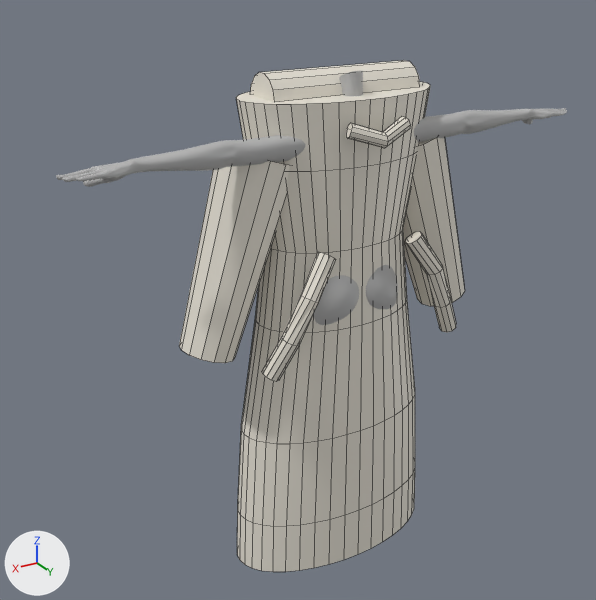
One commit to the Blender file Assets/OSSBenchmarks/SiroinoSotaiTripoSG20260925/crescent-vent-tunic/Character/CrescentVentTunic_TripoSG_Refined.blend: the scene before it, then after it.
Before and after are seen from a 50 mm lens placed at (0.927, 1.335, 1.362), pointed at (0.072, -0.09, 0.649). The lights are fixed; the arrows at lower left show +X, +Y and +Z. The first picture is the older version. Mesh edges are drawn as thin lines on the coarser meshes.

The first picture shows 'SiroinoSotai_PC', 'TripoSGRefinedGarmentMesh'.
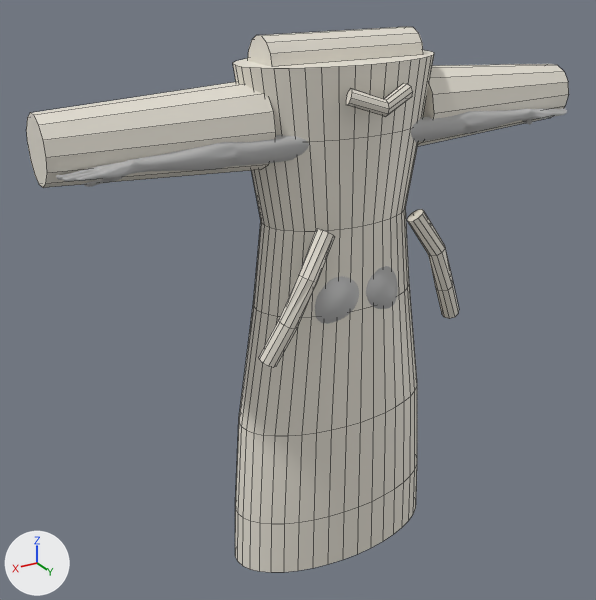
Location of each change, (x1, y1, x2, y2) in pixels of the pictures (596 x 600 px; the box of a moved part takes in the faces that stretch with it):
'TripoSGRefinedGarmentMesh', reshaped (89% wider, 6% taller)
    before: (179, 60, 465, 572)
    after: (27, 27, 569, 572)
part 1 of me_triposgrefinedgarmentshellmesh, moved or reshaped
    before: (236, 82, 430, 572)
    after: (233, 50, 434, 572)
part 2 of me_triposgrefinedgarmentshellmesh, moved or reshaped
    before: (250, 60, 420, 102)
    after: (248, 27, 423, 67)
part 3 of me_triposgrefinedgarmentshellmesh, moved or reshaped
    before: (405, 231, 456, 332)
    after: (407, 209, 459, 319)
part 4 of me_triposgrefinedgarmentshellmesh, moved or reshaped
    before: (262, 252, 336, 381)
    after: (259, 229, 334, 367)
part 5 of me_triposgrefinedgarmentshellmesh, moved or reshaped
    before: (346, 116, 411, 148)
    after: (346, 83, 413, 117)
part 6 of me_triposgrefinedgarmentshellmesh, moved or reshaped
    before: (403, 137, 465, 306)
    after: (418, 64, 569, 146)
part 7 of me_triposgrefinedgarmentshellmesh, moved or reshaped
    before: (179, 161, 290, 363)
    after: (27, 82, 276, 188)

Patch to the scene script:
```diff
--- a/Assets/OSSBenchmarks/SiroinoSotaiTripoSG20260925/crescent-vent-tunic/Character/CrescentVentTunic_TripoSG_Refined.blend.py
+++ b/Assets/OSSBenchmarks/SiroinoSotaiTripoSG20260925/crescent-vent-tunic/Character/CrescentVentTunic_TripoSG_Refined.blend.py
@@ me_triposgrefinedgarmentshellmesh @@
 # used by ob_triposgrefinedgarmentmesh; location = (0.0, 0.0, 0.0)
-me_triposgrefinedgarmentshellmesh.from_pydata(...)  # 474 vertices, 376 faces; spans x -0.363..0.363, y -0.183..0.116, z 0.035..1.143
+me_triposgrefinedgarmentshellmesh.from_pydata(...)  # 474 vertices, 376 faces; spans x -0.598..0.598, y -0.182..0.114, z 0.035..1.209
+# me_triposgrefinedgarmentshellmesh part 1: the loose piece of 280 vertices spanning x -0.249..0.249, y -0.183..0.067, z 0.035..1.096 is scaled about its middle by (1.03, 0.987, 1.06), then moved by (0.0, 0.0, 0.032)
+# me_triposgrefinedgarmentshellmesh part 2: the loose piece of 28 vertices spanning x -0.17..0.17, y -0.106..-0.011, z 1.05..1.143 is scaled about its middle by (1.03, 0.987, 1.06), then moved by (0.0, 0.0, 0.064)
+# me_triposgrefinedgarmentshellmesh part 3: the loose piece of 40 vertices spanning x -0.245..-0.09, y 0.046..0.109, z 0.568..0.82 is scaled about its middle by (1.03, 0.987, 1.06), then moved by (-0.004, -0.001, 0.04)
+# me_triposgrefinedgarmentshellmesh part 4: the loose piece of 40 vertices spanning x 0.09..0.245, y 0.046..0.109, z 0.568..0.82 is scaled about its middle by (1.03, 0.987, 1.06), then moved by (0.004, -0.001, 0.04)
+# me_triposgrefinedgarmentshellmesh part 5: the loose piece of 30 vertices spanning x -0.07..0.07, y 0.065..0.116, z 1.013..1.062 is scaled about its middle by (1.03, 0.987, 1.06), then moved by (0.0, -0.002, 0.06)
+# me_triposgrefinedgarmentshellmesh part 6: 28 of 474 vertices moved; they spanned x -0.363..-0.105, y -0.136..0.019, z 0.58..1.015 and now span x -0.598..-0.185, y -0.137..0.021, z 0.965..1.129; mean shift (-0.148, 0.0, 0.254); largest move (-0.273, -0.013, 0.586) -> (-0.598, -0.022, 1.096)
+# me_triposgrefinedgarmentshellmesh part 7: 28 of 474 vertices moved; they spanned x 0.105..0.363, y -0.136..0.019, z 0.58..1.015 and now span x 0.185..0.598, y -0.137..0.021, z 0.965..1.129; mean shift (0.148, 0.0, 0.254); largest move (0.273, -0.013, 0.586) -> (0.598, -0.022, 1.096)
 me_triposgrefinedgarmentshellmesh.materials.append(mat_triposg_refined_garment)
```
